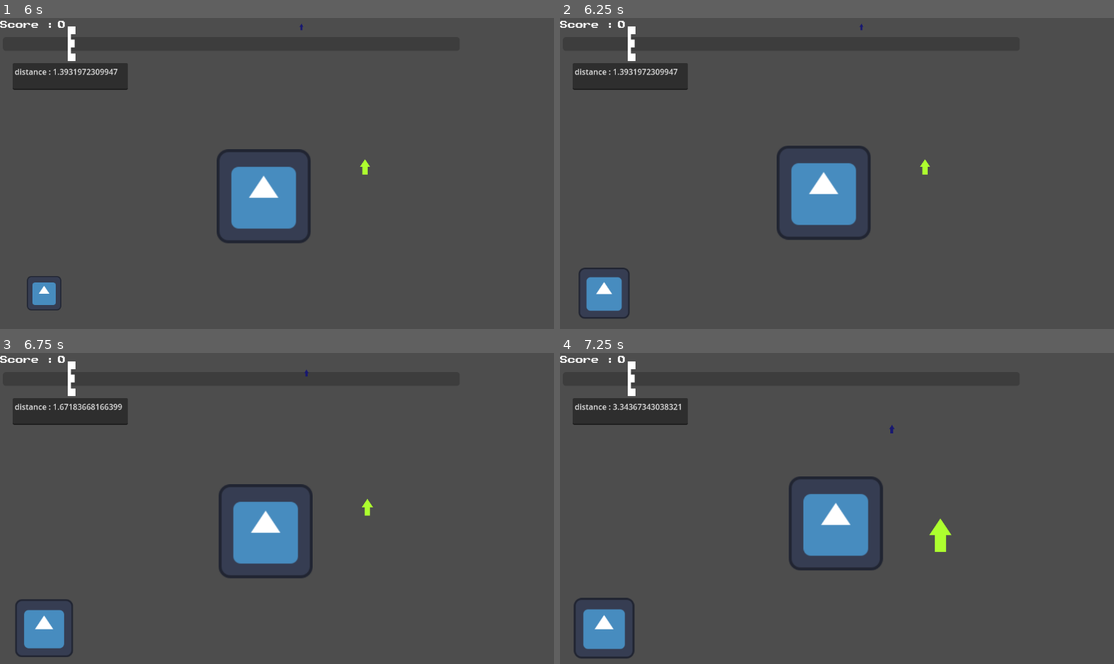
Above: before the commit, frames 1-4 (two rows, left to right).
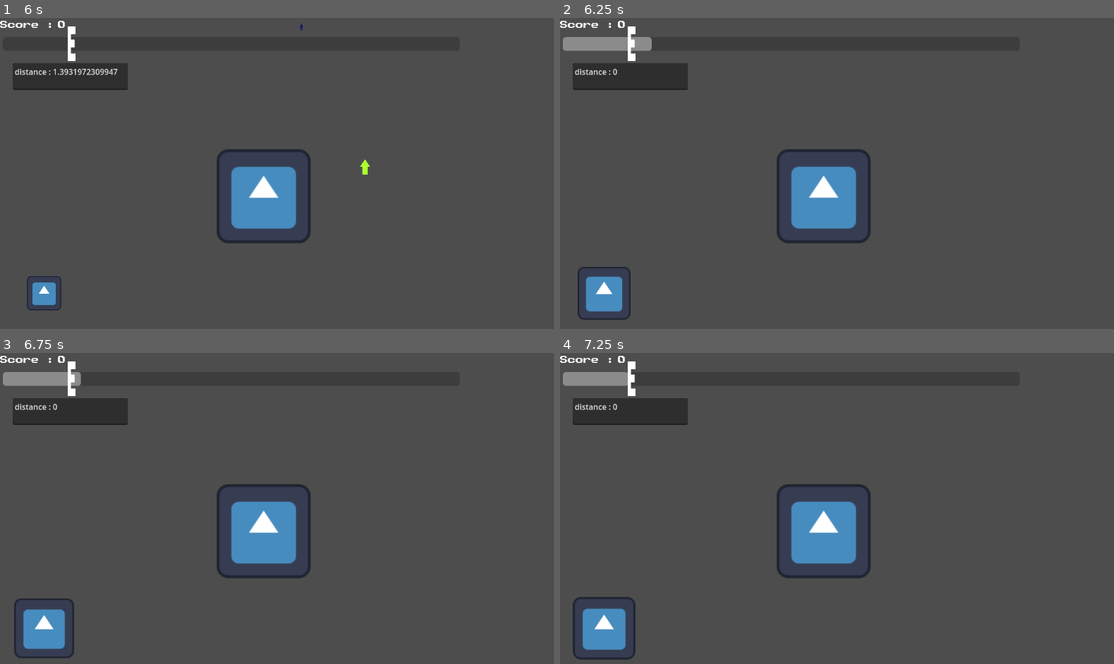
Above: after the commit, the same moments.

Repository: Mastoast/AntiCapitalism
Game: Godot game, scene res://scenes/capitalist_level.tscn
The game is run twice, just before and just after one commit, with the same random seed, the same clock (stepped at 60 frames per second) and the same inputs. The engine's default icon, where the game draws it, is replaced by a stand-in: a white triangle on a blue panel in a dark square. Sound files missing from this copy of the repository are replaced by a short silence.
Inputs:
- Up to frame 1 (6 s): tap Enter (ui_accept) at 0.5, 1.52, 1.55, 1.82, 2.3, 2.85, 3.02, 3.32, 4.52, 4.55, 4.82 s; hold D (input_right) 0.53-1.28 s; hold Enter (ui_accept) 0.53-1.28 s; hold Down (input_down) 1.28-2.03 s; tap E (input_action) at 1.35, 3.6, 5.85 s; hold D (input_right) 2.03-2.78 s; hold Space (input_begin) 2.03-2.78 s; hold Up (input_up) 2.78-3.53 s; hold Enter (ui_accept) 3.53-4.28 s; hold Left (input_left) 3.53-5.03 s; tap Space (input_begin) at 4.35 s; hold Down (input_down) 5.03-5.78 s; hold Enter (ui_accept) 5.03-5.78 s; hold D (input_right) from 5.78 s (still down)
- Up to frame 2 (6.25 s): keep holding D (input_right); tap Enter (ui_accept) at 6.02, 6.05 s
- Up to frame 3 (6.75 s): tap Enter (ui_accept) at 6.32 s; release D (input_right) at 6.53 s; hold Up (input_up) from 6.53 s (still down); hold Space (input_begin) from 6.53 s (still down)
- Up to frame 4 (7.25 s): keep holding Up (input_up); keep holding Space (input_begin); tap Enter (ui_accept) at 6.77, 6.8, 7.07 s

Frame 1 is identical in both runs. In frame 2, 2.2% of the frame differs, in the area x 0-67%, y 1-98%; in frame 3, 1.8%; in frame 4, 4.2%, in the area x 0-71%, y 6-99%.
Error after the commit: Invalid access to property or key 'playing' on a base object of type 'previously freed'. (res://scripts/singletons/StaticMusic.gd:25)

Commit message:
Add menu + gameover

Diff:
--- /dev/null
+++ b/scenes/menu.tscn
@@ -0,0 +1,30 @@
+[gd_scene load_steps=3 format=3 uid="uid://covggyqebp8n4"]
+
+[ext_resource type="Script" path="res://scripts/menu.gd" id="1_wefuq"]
+[ext_resource type="Theme" uid="uid://ced1k3bls70p" path="res://themes/arcade_theme.tres" id="2_km5ho"]
+
+[node name="Menu" type="Node2D"]
+script = ExtResource("1_wefuq")
+
+[node name="ColorRect" type="ColorRect" parent="."]
+offset_right = 1152.0
+offset_bottom = 648.0
+color = Color(0, 0, 0, 1)
+
+[node name="StartLabel" type="RichTextLabel" parent="."]
+anchors_preset = 8
+anchor_left = 0.5
+anchor_top = 0.5
+anchor_right = 0.5
+anchor_bottom = 0.5
+offset_left = 334.0
+offset_top = 367.0
+offset_right = 841.0
+offset_bottom = 493.0
+grow_horizontal = 2
+grow_vertical = 2
+size_flags_horizontal = 4
+theme = ExtResource("2_km5ho")
+theme_override_font_sizes/normal_font_size = 42
+bbcode_enabled = true
+text = "[center]PRESS START BUTTON[/center]"
--- a/scripts/capitalist_level.gd
+++ b/scripts/capitalist_level.gd
@@ -177,3 +177,4 @@
 
 func _on_survival_timer_timeout():
 	print("GAME OVER")
+	get_tree().change_scene_to_file("res://scenes/menu.tscn")
--- /dev/null
+++ b/scripts/menu.gd
@@ -0,0 +1,11 @@
+extends Node2D
+
+func _ready():
+	pass
+
+func _process(delta):
+	$StartLabel.visible = Time.get_time_dict_from_system().second % 3 > 0
+
+func _input(event):
+	if event.is_action_pressed("ui_accept"):
+		get_tree().change_scene_to_file("res://scenes/capitalist_level.tscn")
